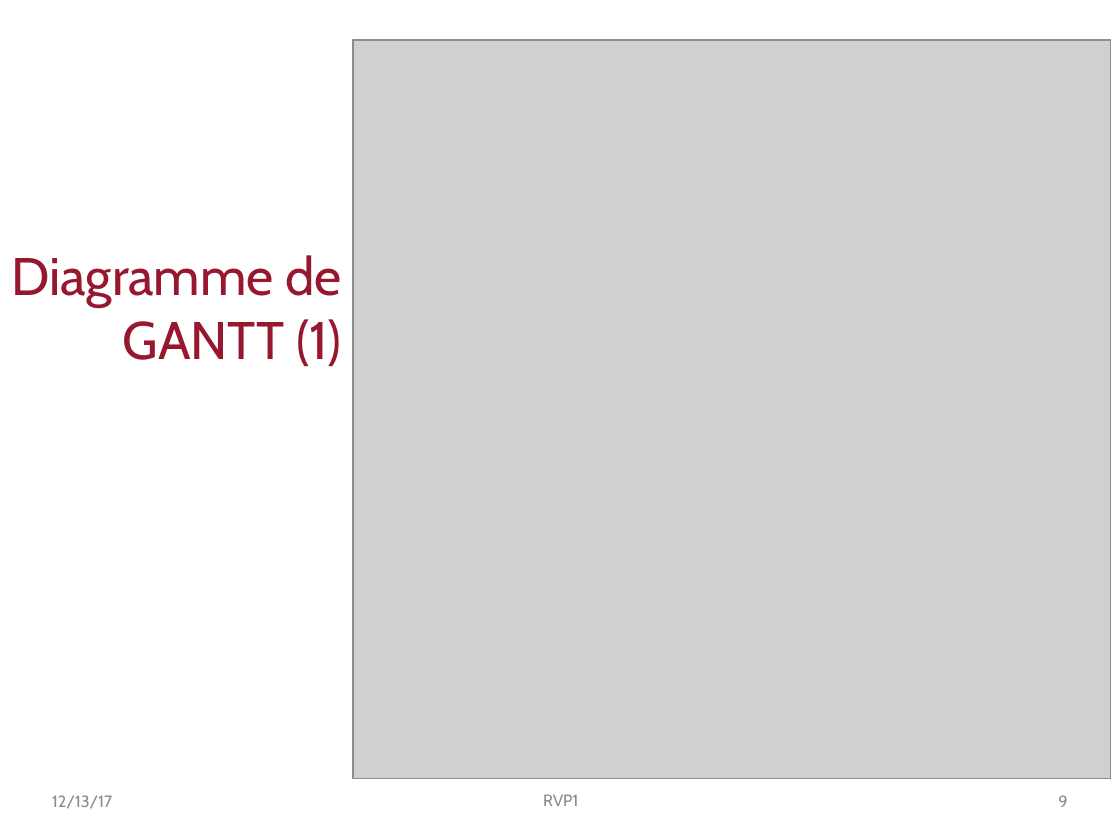
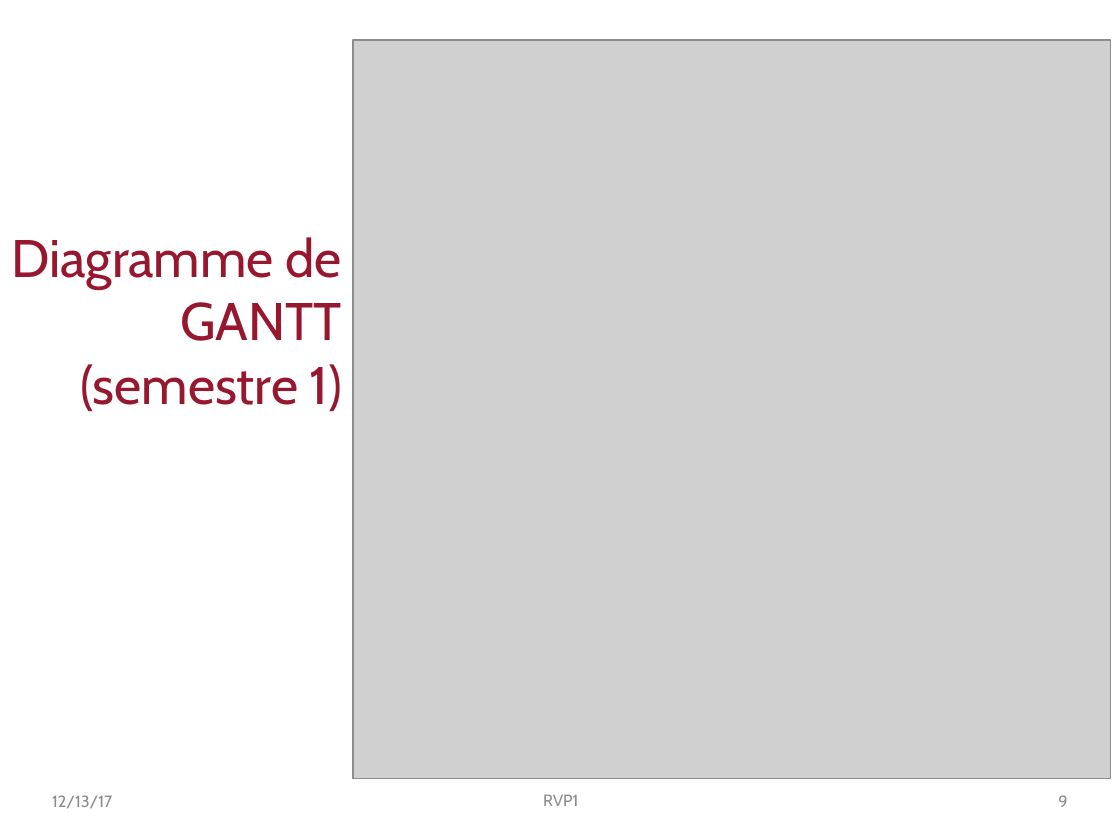
Before and after one commit to PingouinsECL/documents, a slide deck: slide 9 of RVP1.pptx. Drawn at 1120x840 pixels with LibreOffice and Linux fonts; fonts in the diff are those of the drawing; grey boxes stand for pictures; background and template pictures are left out. Boxes give left, top, right and bottom in pixels: in the first picture for what was removed or moved away, otherwise in the second. Text is boxed around its words. In the diff, an @@ line names an element or a change of style, - is before the commit and + after.

```diff
--- a/RVP1.pptx
+++ b/RVP1.pptx
@@ text at (11,237,342,412): text changed @@
-Diagramme de GANTT (1)
+Diagramme de GANTT (semestre 1)
```
Also in this commit, not shown: 4 other slides changed.
